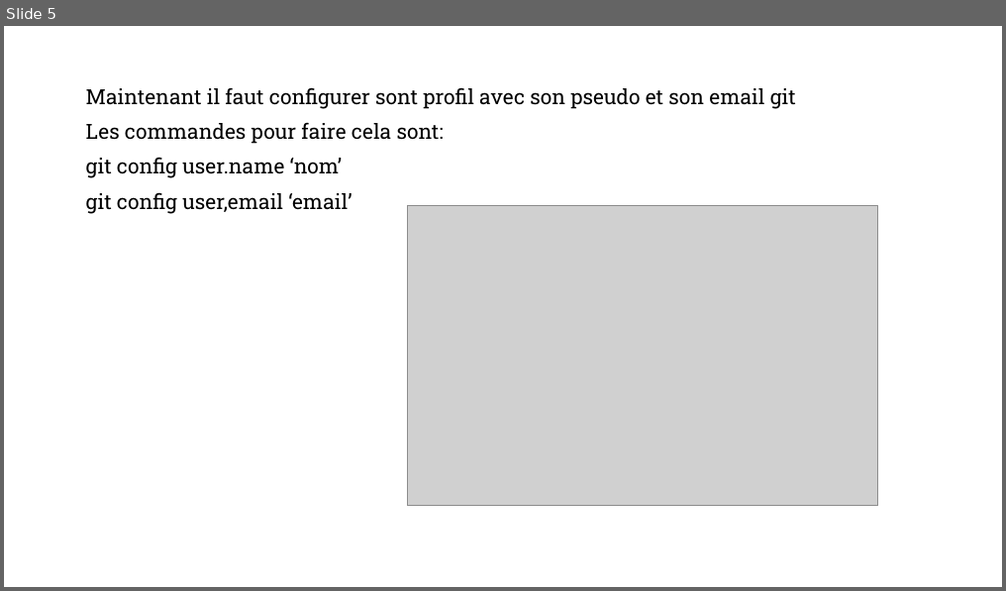
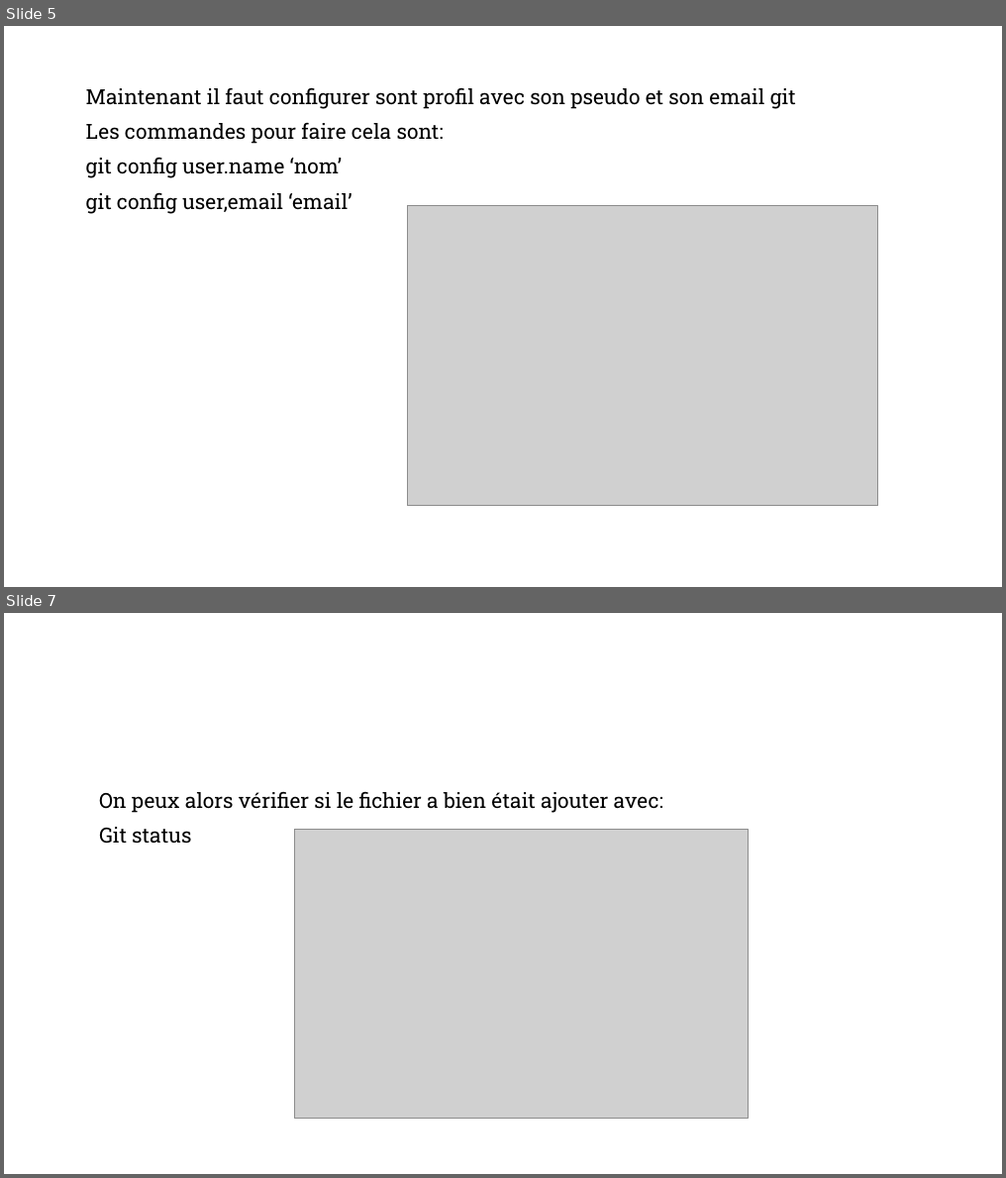
Before and after one commit to Nialee37/tutoGit, a slide deck: tutoGit.pptx. Shown one above the other, each under a label of ours: slide 5 before the commit, slides 5 and 7 after it; the slides between them are not shown. The pictures are 1006x591 and 1006x1178 pixels, drawn with LibreOffice and Linux fonts; fonts in the diff are those of the drawing; grey boxes stand for pictures; background and template pictures are left out. Boxes give left, top, right and bottom in pixels: in the first picture for what was removed or moved away, otherwise in the second. Text is boxed around its words. In the diff, an @@ line names an element or a change of style, - is before the commit and + after.

```diff
--- a/tutoGit.pptx
+++ b/tutoGit.pptx
@@ slide 7 added at bbox=[4, 613, 1002, 1174], background #FFFFFF; not listed: 1 template element that a slide beside it also shows @@
@@ text added at bbox=[99, 791, 663, 844], 20 pt, text #000000 @@
+On peux alors vérifier si le fichier a bien était ajouter avec:
+Git status
@@ picture added at bbox=[294, 830, 747, 1118] @@
```
Also in this commit, not shown: 1 slide changed, 7 other slides added, 1 other file.
